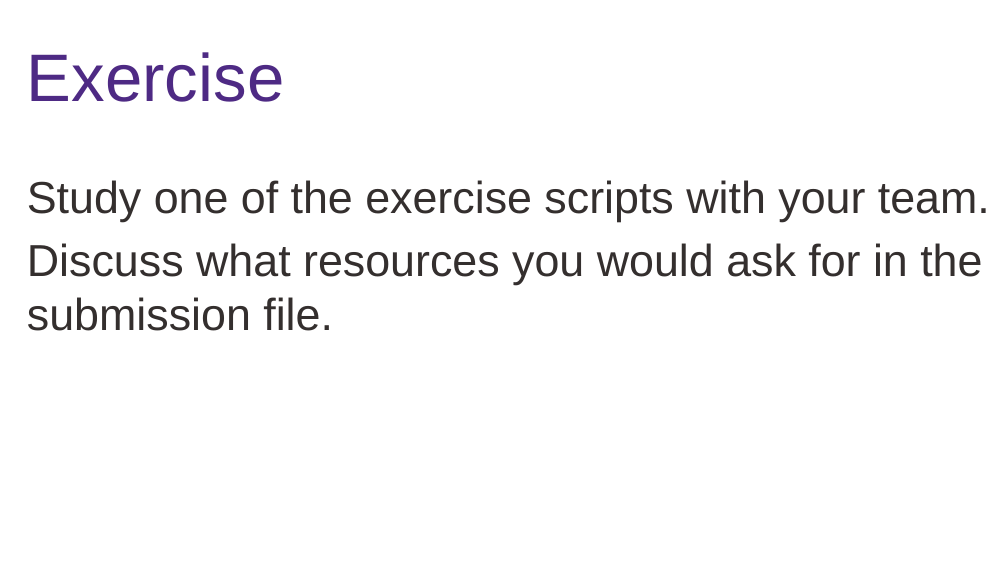
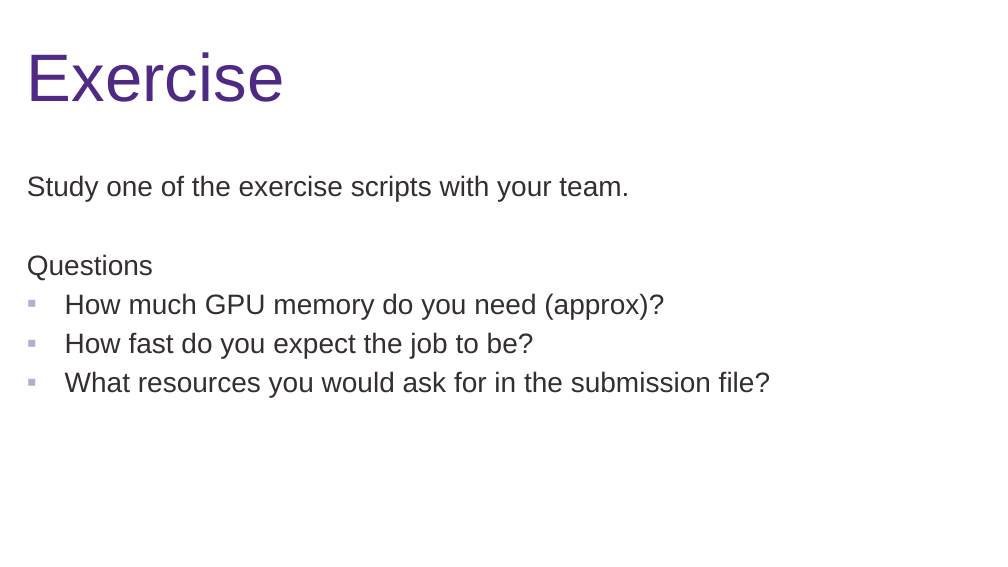
Before and after one commit to nuitrcs/workshop-llms-on-quest, a slide deck: slide 40 of Using LLMs on Quest.pptx (slide 36 before the commit). Drawn at 1008x567 pixels with LibreOffice and Linux fonts; fonts in the diff are those of the drawing; background and template pictures are left out. Boxes give left, top, right and bottom in pixels: in the first picture for what was removed or moved away, otherwise in the second. Text is boxed around its words. In the diff, an @@ line names an element or a change of style, - is before the commit and + after.

```diff
--- a/Using LLMs on Quest.pptx
+++ b/Using LLMs on Quest.pptx
@@ text at bbox=[27, 175, 629, 202]: size 32 to 20 pt in "Study one of the exercise scripts with ..."; less space between paragraphs @@
@@ text at bbox=[27, 254, 770, 398]: text changed; size 32 to 20 pt @@
-Discuss what resources you would ask for in the submission file.
+Questions
+▪ How much GPU memory do you need (approx)?
+▪ How fast do you expect the job to be?
+▪ What resources you would ask for in the submission file?
```
Also in this commit, not shown: 2 other slides changed, 5 slides added, 1 slide removed.
